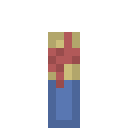
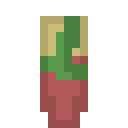
Layered file, before and after one edit (128×128). Changes by layer:
painted on "Background" over [40, 16, 88, 128]
